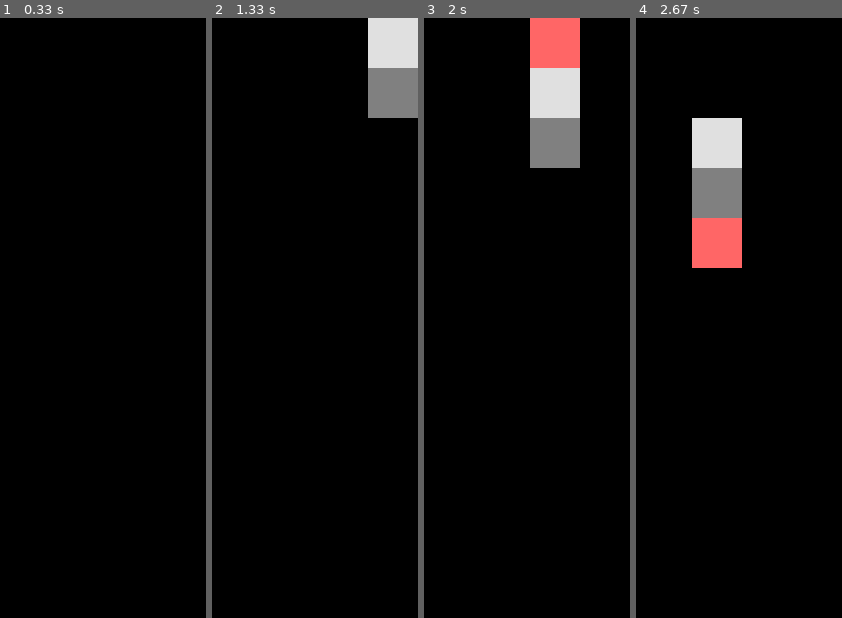
Above: before the commit, frames 1-4 (left to right).
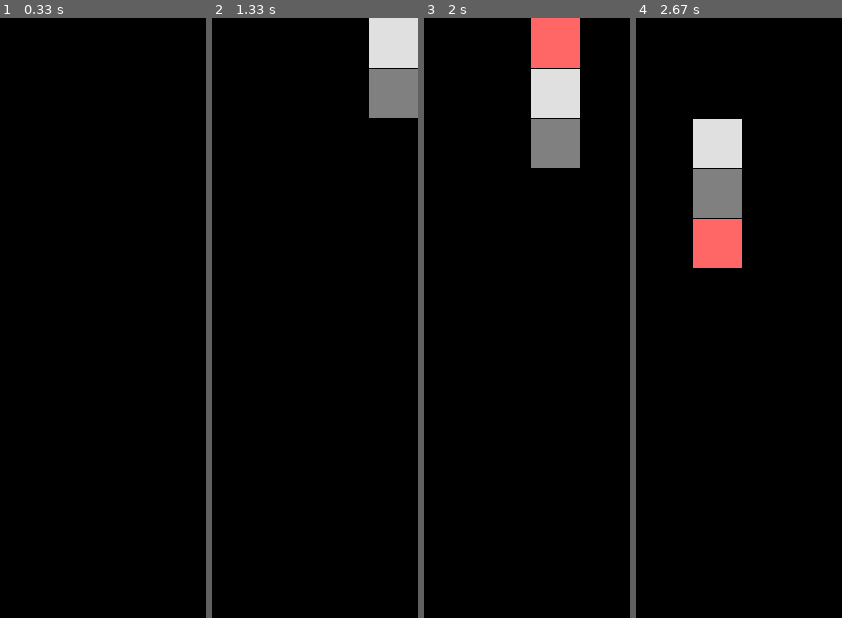
Above: after the commit, the same moments.

Repository: tommyli3318/Columns-2
Game: pygame game, started from main.py
Same seed, same stepped clock (60 frames per second), same inputs: the game is played once before the commit and once after it.
Inputs:
- Up to frame 1 (0.33 s): no input
- Up to frame 2 (1.33 s): hold Space 0.33-0.8 s; hold Right 0.33-0.8 s; hold Right 0.83-1.3 s; tap Space at 0.9, 1.2 s
- Up to frame 3 (2 s): hold Right 1.33-1.8 s; tap Space at 1.4, 1.7, 1.9 s; hold Left from 1.83 s (still down)
- Up to frame 4 (2.67 s): tap Space at 2.2, 2.47 s; release Left at 2.37 s; hold Left from 2.4 s (still down)

Frame 1 is identical in both runs. In frame 2, 0.1% of the frame differs, in the area x 75-100%, y 0-17%; in frame 3, 0.2%; in frame 4, 0.2%, in the area x 27-52%, y 16-42%.

Commit message:
optimizations; added grid

Diff:
--- a/gamelogic.py
+++ b/gamelogic.py
@@ -1,33 +1,25 @@
 import pygame, random
 
 class Columns():
-	'''
-	game logic for the video game Columns
-	'''
-	#make a grid board, 12 by 6 (50 by 50)
-	#creating fallers
-	#moving and rotating them
-	#and having them freeze
-
+	'''game logic for the video game Columns'''
 	def __init__(self, settings, screen):
 		'''assigns instance variables for the class'''
 		self.run = True
 		self.settings = settings
 		self.screen = screen
-		self.timer = 500
+		self.bs = self.settings.blocksize
 		#important info for blocks: x pos, y pos, color
 		self.blocks = []
 		#creates the first faller
 		self.createFaller()
 		#adds USEREVENT for making the faller drop every second
 		self.dropTime = pygame.USEREVENT + 1
-		#TESTING
-		pygame.time.set_timer(self.dropTime, self.timer)
+		pygame.time.set_timer(self.dropTime, self.settings.timer)
 		#makes a dictionary of "roofs" that will keep track of when a faller should freeze
 		#keys should match x values, possible x values: 0, 50, 100, 150, 200, 250
 		#values are the y values ("roofs") of each x value
-		self.bottom = self.settings.screen_height - 50
-		self.roof = {"0": self.bottom, "50": self.bottom, "100": self.bottom, "150": self.bottom, "200": self.bottom, "250": self.bottom}
+		self.bottom = self.settings.screen_height - self.bs
+		self.roof = {0: self.bottom, 50: self.bottom, 100: self.bottom, 150: self.bottom, 200: self.bottom, 250: self.bottom}
 		self.score = 0
 
 	def rungame(self):
@@ -42,21 +34,21 @@
 		'''checks if the faller can move to the left by comparing its Y value and value of the roof to the left'''
 		#self.faller[2][1] is the x value of the bottommost block of the faller
 		#self.faller[2][2] is the y value of the bottommost block of the faller
-		return(self.roof[str(self.faller[2][1]-50)] >= self.faller[2][2])
+		return(self.roof[self.faller[2][1]-self.bs] >= self.faller[2][2])
 
 	def checkRight(self) -> bool:
 		'''checks if the faller can move to the right by comparing its Y value and value of the roof to the right'''
 		#self.faller[2][1] is the x value of the bottommost block of the faller
 		#self.faller[2][2] is the y value of the bottommost block of the faller
-		return(self.roof[str(self.faller[2][1]+50)] >= self.faller[2][2])
+		return(self.roof[self.faller[2][1]+self.bs] >= self.faller[2][2])
 
 	def checkFreeze(self):
 		'''determines if current faller should freeze'''
 		#it should freeze if y value of bottom block matches the respective "roof"
 		#looks up in the roof dictionary with the x value to find the y "roof" value
-		if self.faller[2][2] >= self.roof[str(self.faller[2][1])]:
+		if self.faller[2][2] >= self.roof[self.faller[2][1]]:
 			#update dictionary, freeze current faller, create new faller
-			self.roof[str(self.faller[2][1])] -= 150
+			self.roof[self.faller[2][1]] -= 3*self.bs
 			self.blocks += self.faller
 			#creates new faller
 			self.createFaller()
@@ -80,12 +72,12 @@
 					if event.key == pygame.K_LEFT and self.faller[0][1] > 0 and self.checkLeft():
 						for block in self.faller:
 							#block[1] is the x value
-							block[1] -= 50
+							block[1] -= self.bs
 					#moves the faller to the right, checks conditions to see if it is allowed to move right
 					elif event.key == pygame.K_RIGHT and self.faller[0][1] < self.settings.screen_width - self.settings.width and self.checkRight():
 						for block in self.faller:
 							#faller[1] is the x value
-							block[1] += 50
+							block[1] += self.bs
 					#rotates faller
 					elif event.key == pygame.K_SPACE:
 						self.rotateFaller()
@@ -106,9 +98,9 @@
 		x2 = x1
 		x3 = x1
 		#makes the fallers appear with only bottom block visible
-		y1 = -150
-		y2 = -100
-		y3 = -50
+		y1 = -3 * self.bs
+		y2 = -2 * self.bs
+		y3 = -1 * self.bs
 		#creates a new faller
 		self.faller = [[color1,x1,y1],[color2,x2,y2],[color3,x3,y3]]
 
@@ -127,7 +119,7 @@
 		#makes each block fall down
 		for block in self.faller:
 			#block[2] is the y of each block
-			block[2] += 50
+			block[2] += self.bs
 
 	def updateScreen(self):
 		'''updates the screen'''
@@ -140,39 +132,50 @@
 		#draws blocks in the faller
 		for block in self.faller:
 			pygame.draw.rect(self.screen, block[0], (block[1], block[2], self.settings.width, self.settings.height))
+
+		#draw grid
+		#line(Surface, color, start_pos, end_pos, width=1)
+		ys = (1,2,3,4,5,6,7,8,9,10,11)
+		for mul in ys:
+			y = mul*self.bs
+			pygame.draw.line(self.screen, self.settings.bgColor, (0,y), (self.settings.screen_width,y))
+		xs = (1,2,3,4,5)
+		for mul in xs:
+			x = mul*self.bs
+			pygame.draw.line(self.screen, self.settings.bgColor, (x,0), (x,self.settings.screen_height))
+
 		pygame.display.flip()
 		pygame.display.update()
 
 	def checkMatching(self):
 		'''checks for matching color blocks (3 in a row vertically, horizontally, or diagonally), and removes them'''
 		# should check self.blocks, remove blocks, drop blocks, update roofs
-		# idea: make a removeList and remove everything at the end
 		if len(self.blocks) >= 3:
 			removeList = []
 			for bl in self.blocks:
 				#check for vertical matching
-				if [bl[0], bl[1], bl[2]+50] in self.blocks and [bl[0], bl[1], bl[2]+100] in self.blocks:
+				if [bl[0], bl[1], bl[2]+self.bs] in self.blocks and [bl[0], bl[1], bl[2]+2*self.bs] in self.blocks:
 					#add the blocks to removeList
 					removeList.append([bl[0], bl[1], bl[2]])
-					removeList.append([bl[0], bl[1], bl[2]+50])
-					removeList.append([bl[0], bl[1], bl[2]+100])
+					removeList.append([bl[0], bl[1], bl[2]+self.bs])
+					removeList.append([bl[0], bl[1], bl[2]+2*self.bs])
 
 				#checks for horizontal matching
-				if [bl[0], bl[1]+50, bl[2]] in self.blocks and [bl[0], bl[1]+100, bl[2]] in self.blocks:
+				if [bl[0], bl[1]+self.bs, bl[2]] in self.blocks and [bl[0], bl[1]+2*self.bs, bl[2]] in self.blocks:
 					#add the blocks to removeList
 					removeList.append([bl[0], bl[1], bl[2]])
-					removeList.append([bl[0], bl[1]+50, bl[2]])
-					removeList.append([bl[0], bl[1]+100, bl[2]])
+					removeList.append([bl[0], bl[1]+self.bs, bl[2]])
+					removeList.append([bl[0], bl[1]+2*self.bs, bl[2]])
 
 				#check for diagonal matching
-				if [bl[0], bl[1]+50, bl[2]+50] in self.blocks and [bl[0], bl[1]+100, bl[2]+100] in self.blocks:
-					removeList.append([bl[0], bl[1], bl[2]])
-					removeList.append([bl[0], bl[1]+50, bl[2]+50])
-					removeList.append([bl[0], bl[1]+100, bl[2]+100])
-				if [bl[0], bl[1]+50, bl[2]-50] in self.blocks and [bl[0], bl[1]+100, bl[2]-100] in self.blocks:
-					removeList.append([bl[0], bl[1], bl[2]])
-					removeList.append([bl[0], bl[1]+50, bl[2]-50])
-					removeList.append([bl[0], bl[1]+100, bl[2]-100])
+				if [bl[0], bl[1]+self.bs, bl[2]+self.bs] in self.blocks and [bl[0], bl[1]+2*self.bs, bl[2]+2*self.bs] in self.blocks:
+					removeList.append([bl[0], bl[1], bl[2]])
+					removeList.append([bl[0], bl[1]+self.bs, bl[2]+self.bs])
+					removeList.append([bl[0], bl[1]+2*self.bs, bl[2]+2*self.bs])
+				if [bl[0], bl[1]+self.bs, bl[2]-self.bs] in self.blocks and [bl[0], bl[1]+2*self.bs, bl[2]-2*self.bs] in self.blocks:
+					removeList.append([bl[0], bl[1], bl[2]])
+					removeList.append([bl[0], bl[1]+self.bs, bl[2]-self.bs])
+					removeList.append([bl[0], bl[1]+2*self.bs, bl[2]-2*self.bs])
 
 			#if there's something to remove
 			if len(removeList) > 0:
@@ -188,17 +191,17 @@
 					print('Match! +' + str(10 * score_multiplier), ' Your Score: ' + str(self.score))
 				# removes the blocks and update roof dictionary
 				for block in uniqueRemoveList:
-					self.roof[str(block[1])] += 50
+					self.roof[block[1]] += self.bs
 					self.blocks.remove(block)
 					#increases the drop speed
-					if self.timer > 100:
-						self.timer = int(self.timer*.99) + 1
-						pygame.time.set_timer(self.dropTime, self.timer)
+					if self.settings.timer > 100:
+						self.settings.timer = int(self.settings.timer*.99) + 1
+						pygame.time.set_timer(self.dropTime, self.settings.timer)
 
 	def dropBlocks(self):
 		'''drops blocks after blocks are matched and removed'''
 		#grab the tallest block of each column, compare against roof, use that difference to update self.blocks
-		for x in range(0,251,50):
+		for x in range(0, 5*self.bs+1, self.bs):
 			#makes a list of a single column of blocks
 			column = []
 			for bl in self.blocks:
@@ -215,12 +218,12 @@
 
 			y = -1
 			if len(yList)>0:
-				if yList[-1] != 550:
+				if yList[-1] != self.settings.screen_height - self.bs:
 					#there is empty space on the bottom row
 					y = yList[-1]
 				else:
 					for i in range(1, len(yList)):
-						if yList[i] - yList[i-1] != 50:
+						if yList[i] - yList[i-1] != self.bs:
 							#there is empty space
 							y = yList[i-1]
 							break
@@ -232,15 +235,15 @@
 				#ydiff is the value between y and the topmost block
 
 				#drops blocks
-				for yinc in range(0,ydiff+1, 50):
+				for yinc in range(0, ydiff+1, self.bs):
 					for block in self.blocks:
 						if block[1] == x and block[2] == y-yinc:
-							block[2] += 50
+							block[2] += self.bs
 							break
 
 	def checkGameOver(self):
 		'''exits the game if one column fills up'''
-		min_value = min(self.roof.values()) + 50
+		min_value = min(self.roof.values()) + self.bs
 		if min_value <= 0:
 			self.run = False
 			print("Game Over! Your final score: " + str(self.score))
--- a/settings.py
+++ b/settings.py
@@ -6,6 +6,8 @@
 		self.width = 50
 		self.height = 50
 		self.bgColor = (0,0,0)
+		self.timer = 500
+		self.blocksize = 50
 
 		#makes a list of 10 different colors
 		gray = (128,128,128)
